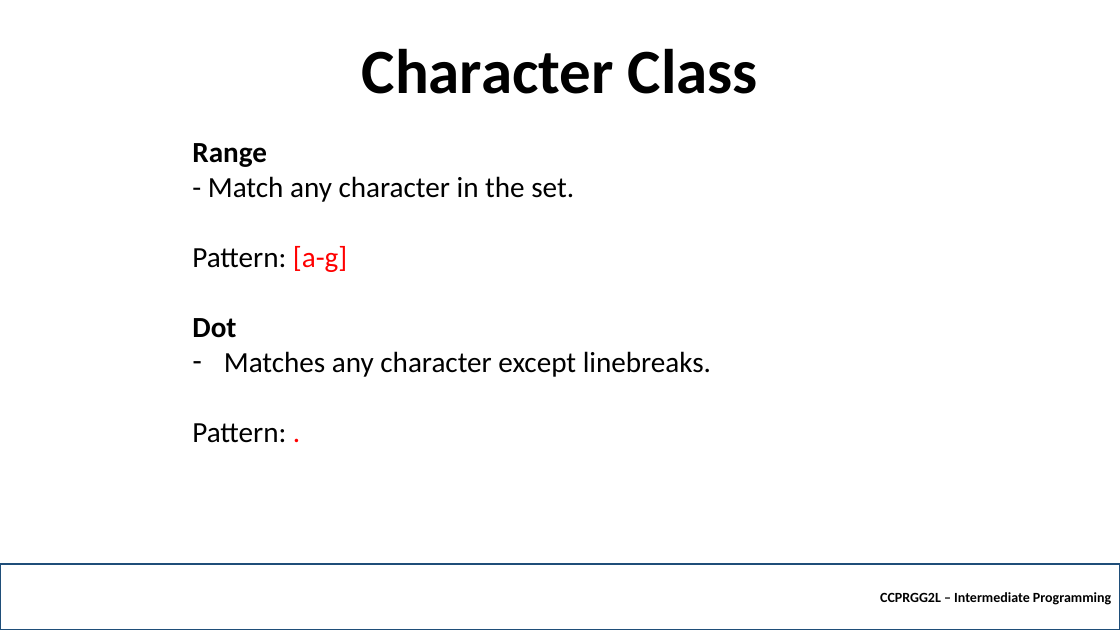
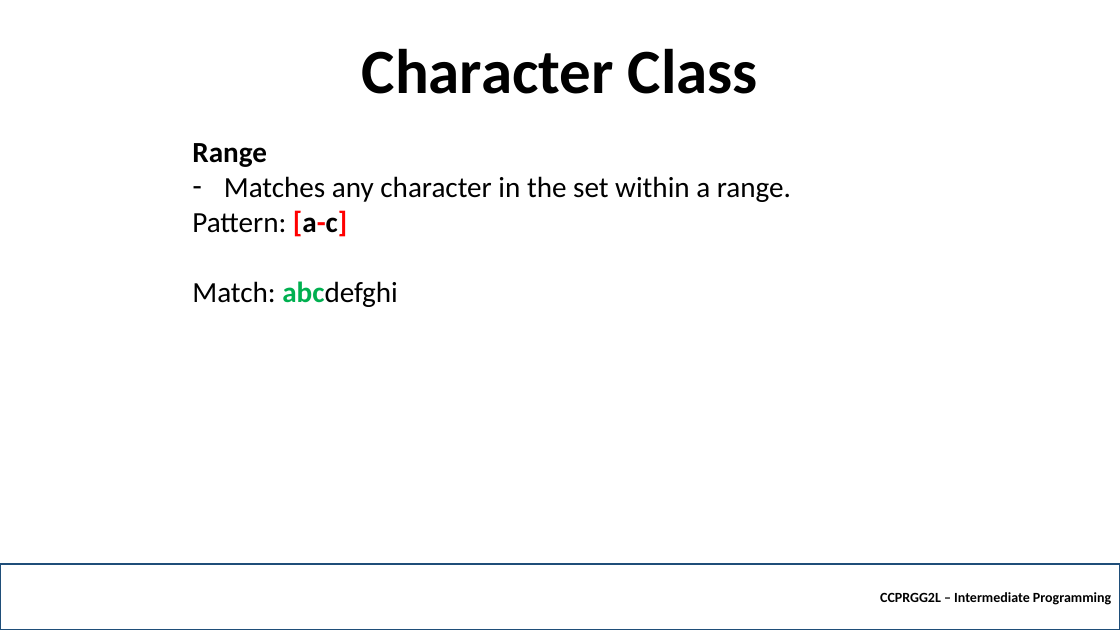
Before and after one commit to robitussin/CCPRGG2L, a slide deck: slide 11 of week_4/Regular Expressions.pptx. Drawn at 1120x630 pixels with LibreOffice and Linux fonts; fonts in the diff are those of the drawing; background and template pictures are left out. Boxes give left, top, right and bottom in pixels: in the first picture for what was removed or moved away, otherwise in the second. Text is boxed around its words. In the diff, an @@ line names an element or a change of style, - is before the commit and + after.

```diff
--- a/week_4/Regular Expressions.pptx
+++ b/week_4/Regular Expressions.pptx
@@ text at bbox=[192, 176, 791, 307]: text changed @@
-- Match any character in the set.
-Pattern: [a-g]
-Dot
-– Matches any character except linebreaks.
-Pattern: .
+– Matches any character in the set within a range.
+Pattern: [a-c]
+Match: abcdefghi
```
Also in this commit, not shown: 12 other slides changed, 8 slides added.
